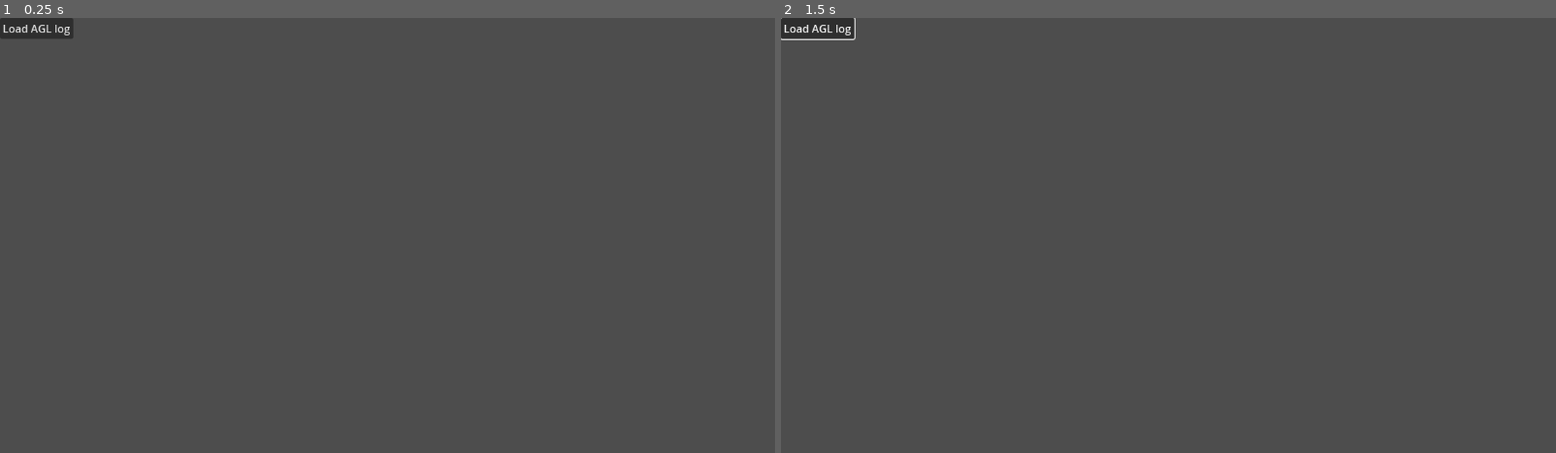
Above: before the commit, frames 1-2 (left to right).
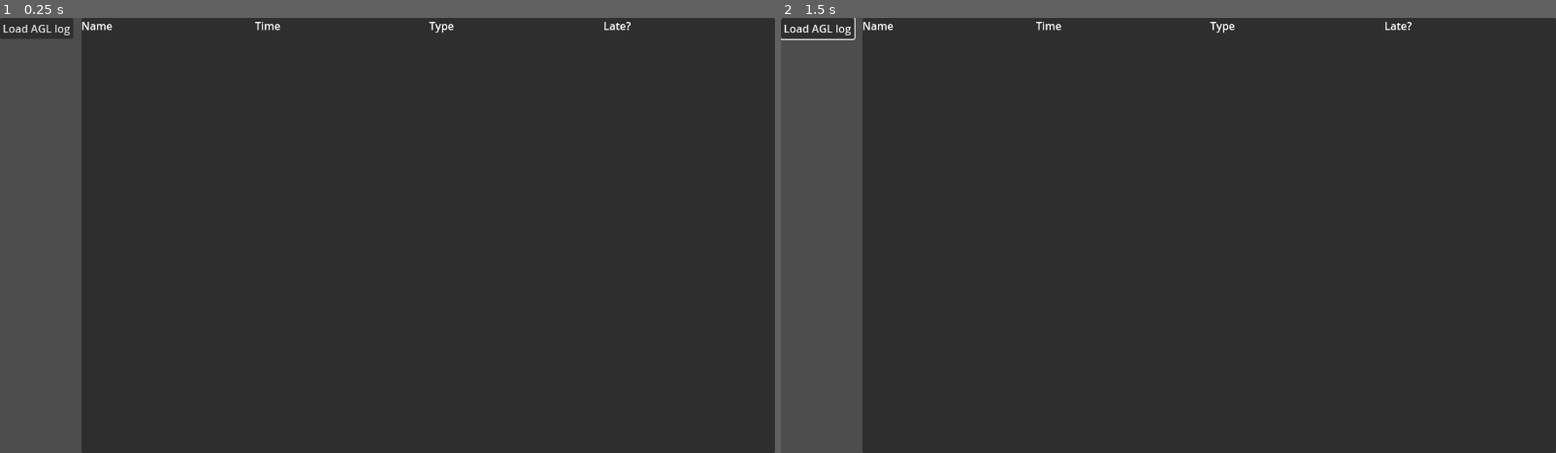
Above: after the commit, the same moments.

Repository: atirut-w/ams-2
Game: Godot game, scene res://main.tscn
The game is run twice, just before and just after one commit, with the same random seed, the same clock (stepped at 60 frames per second) and the same inputs.
Inputs:
- Up to frame 1 (0.25 s): no input
- Up to frame 2 (1.5 s): click "Load AGL log" at 0.5 s

The runs differ from the first frame. In frame 1, 89% of the frame differs, in the area x 10-100%, y 0-100%; in frame 2, 89%.

Commit message:
Simple table display

Diff:
--- a/main.gd
+++ b/main.gd
@@ -1,7 +1,34 @@
 extends Control
+
+
+@onready var names := %VBoxContainer
+@onready var times := %VBoxContainer2
+@onready var types := %VBoxContainer4
+@onready var lates := %VBoxContainer3
 
 
 func _load_agl() -> void:
 	var file := await ProgramManager.open_file(["*.txt"])
 	var data := AGLData.new()
 	data.load_log(file)
+
+	for event in data.events:
+		var ename := Label.new()
+		var etime := Label.new()
+		var etype := Label.new()
+		var elate := Label.new()
+
+		ename.text = event.name
+		etime.text = Time.get_time_string_from_unix_time(event.time)
+		etype.text = event.EventType.find_key(event.type)
+
+		var time_d := Time.get_time_dict_from_unix_time(event.time)
+		if (time_d.hour > 7 || (time_d.hour == 7 && time_d.minute > 30)) && event.type == AGLData.Event.EventType.TimeIn:
+			elate.text = "Yes"
+		else:
+			elate.text = "No"
+
+		names.add_child(ename)
+		times.add_child(etime)
+		types.add_child(etype)
+		lates.add_child(elate)
--- a/main.tscn
+++ b/main.tscn
@@ -11,10 +11,65 @@
 grow_vertical = 2
 script = ExtResource("1_f82jf")
 
-[node name="Button" type="Button" parent="."]
-layout_mode = 0
-offset_right = 8.0
-offset_bottom = 8.0
+[node name="HSplitContainer" type="HSplitContainer" parent="."]
+layout_mode = 1
+anchors_preset = 15
+anchor_right = 1.0
+anchor_bottom = 1.0
+grow_horizontal = 2
+grow_vertical = 2
+
+[node name="Button" type="Button" parent="HSplitContainer"]
+layout_mode = 2
+size_flags_horizontal = 0
+size_flags_vertical = 0
 text = "Load AGL log"
 
-[connection signal="pressed" from="Button" to="." method="_load_agl"]
+[node name="ScrollContainer" type="ScrollContainer" parent="HSplitContainer"]
+layout_mode = 2
+
+[node name="PanelContainer" type="PanelContainer" parent="HSplitContainer/ScrollContainer"]
+layout_mode = 2
+size_flags_horizontal = 3
+size_flags_vertical = 3
+
+[node name="HBoxContainer" type="HBoxContainer" parent="HSplitContainer/ScrollContainer/PanelContainer"]
+layout_mode = 2
+
+[node name="VBoxContainer" type="VBoxContainer" parent="HSplitContainer/ScrollContainer/PanelContainer/HBoxContainer"]
+unique_name_in_owner = true
+layout_mode = 2
+size_flags_horizontal = 3
+
+[node name="Label" type="Label" parent="HSplitContainer/ScrollContainer/PanelContainer/HBoxContainer/VBoxContainer"]
+layout_mode = 2
+text = "Name"
+
+[node name="VBoxContainer2" type="VBoxContainer" parent="HSplitContainer/ScrollContainer/PanelContainer/HBoxContainer"]
+unique_name_in_owner = true
+layout_mode = 2
+size_flags_horizontal = 3
+
+[node name="Label" type="Label" parent="HSplitContainer/ScrollContainer/PanelContainer/HBoxContainer/VBoxContainer2"]
+layout_mode = 2
+text = "Time"
+
+[node name="VBoxContainer4" type="VBoxContainer" parent="HSplitContainer/ScrollContainer/PanelContainer/HBoxContainer"]
+unique_name_in_owner = true
+layout_mode = 2
+size_flags_horizontal = 3
+
+[node name="Label" type="Label" parent="HSplitContainer/ScrollContainer/PanelContainer/HBoxContainer/VBoxContainer4"]
+layout_mode = 2
+text = "Type"
+
+[node name="VBoxContainer3" type="VBoxContainer" parent="HSplitContainer/ScrollContainer/PanelContainer/HBoxContainer"]
+unique_name_in_owner = true
+layout_mode = 2
+size_flags_horizontal = 3
+
+[node name="Label" type="Label" parent="HSplitContainer/ScrollContainer/PanelContainer/HBoxContainer/VBoxContainer3"]
+layout_mode = 2
+text = "Late?"
+
+[connection signal="pressed" from="HSplitContainer/Button" to="." method="_load_agl"]
